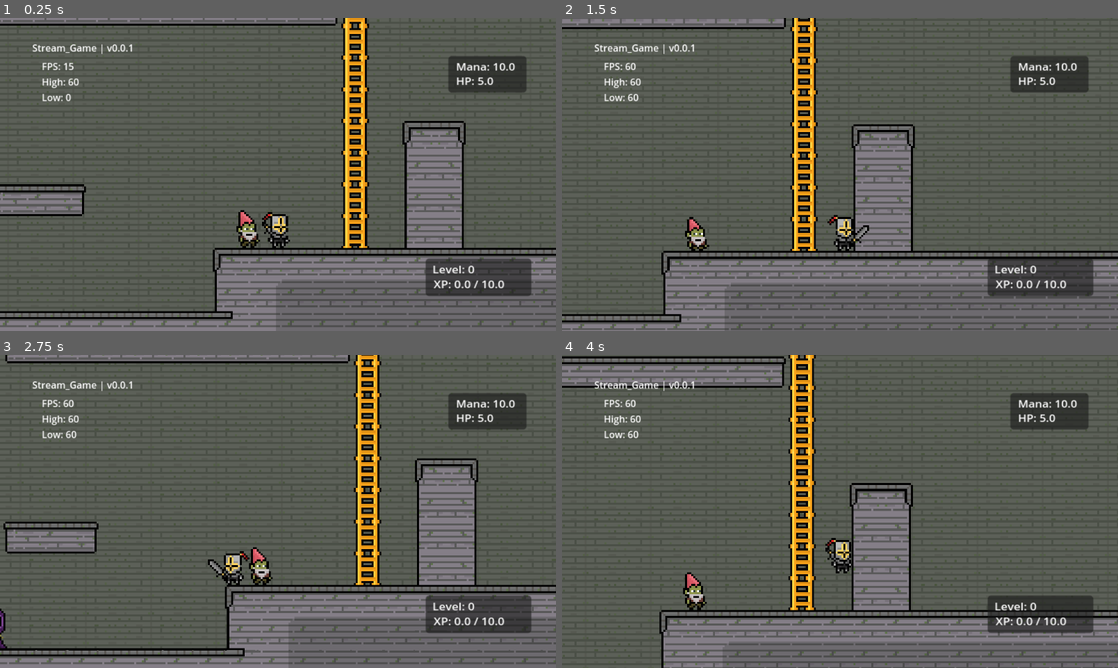
Above: before the commit, frames 1-4 (two rows, left to right).
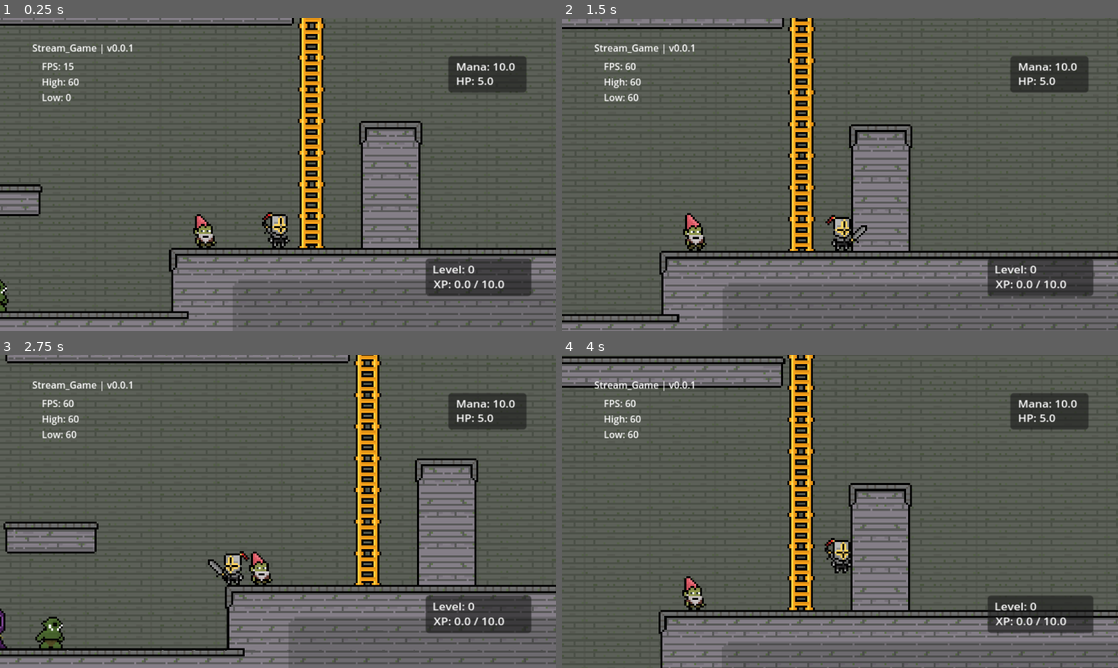
Above: after the commit, the same moments.

Repository: Schweem/CycleTwo
Game: Godot game, scene res://scenes/world_test.tscn
The game is run twice, just before and just after one commit, with the same random seed, the same clock (stepped at 60 frames per second) and the same inputs.
Inputs (mouse positions are in pixels of both pictures, inside the frame that each line leads up to):
- Up to frame 1 (0.25 s): no input
- Up to frame 2 (1.5 s): tap Enter at 0.5 s; move the mouse to (962, 158) at 0.52 s; hold Right (right) from 0.53 s (still down); click (962, 158) at 0.6 s; tap Space (jump) at 0.77 s; move the mouse to (728, 190) at 1.27 s; tap X (draw) at 1.35 s
- Up to frame 3 (2.75 s): tap Space (jump) at 1.52 s; move the mouse to (333, 442) at 2.02 s; release Right (right) at 2.03 s; hold Left (left) from 2.03 s (still down); tap C (interact) at 2.1 s
- Up to frame 4 (4 s): move the mouse to (812, 574) at 2.77 s; release Left (left) at 2.78 s; hold Right (right) from 2.78 s (still down); tap R at 2.85 s; tap Space (jump) at 3.02, 3.77 s; move the mouse to (1006, 558) at 3.52 s; click (1006, 558) at 3.6 s

The runs differ from the first frame. In frame 1, 16% of the frame differs, in the area x 0-100%, y 0-99%; in frame 2, 6.6%; in frame 3, 0.6%; in frame 4, 3.3%.

Commit message:
more art!

Diff:
--- a/scenes/world_test.tscn
+++ b/scenes/world_test.tscn
@@ -12,6 +12,7 @@
 [ext_resource type="Texture2D" uid="uid://dfitwoi84sd2t" path="res://assets/sprites/garfield.png" id="10_d357a"]
 [ext_resource type="Texture2D" uid="uid://cqknapylg7rws" path="res://assets/sprites/garfield1.png" id="11_6qtqi"]
 [ext_resource type="Script" uid="uid://drup4tjff5gqt" path="res://scripts/gnome_manager.gd" id="12_c6qvj"]
+[ext_resource type="Texture2D" uid="uid://bpsmd04knrfsn" path="res://assets/sprites/cyclops.png" id="13_q53c7"]
 
 [sub_resource type="TileSetAtlasSource" id="TileSetAtlasSource_i6uhy"]
 texture = ExtResource("6_4lv6h")
@@ -117,7 +118,7 @@
 
 [node name="playerCharacter" parent="." instance=ExtResource("1_7mhm3")]
 z_index = 2
-position = Vector2(577, 343)
+position = Vector2(599, 343)
 
 [node name="CanvasLayer" type="CanvasLayer" parent="playerCharacter"]
 
@@ -161,6 +162,11 @@
 texture_filter = 1
 position = Vector2(560, 342)
 sprite_frames = SubResource("SpriteFrames_c6qvj")
-frame_progress = 0.00523657
+frame_progress = 0.828516
 speed_scale = 0.75
 script = ExtResource("12_c6qvj")
+
+[node name="Cyclops" type="Sprite2D" parent="."]
+texture_filter = 1
+position = Vector2(455, 376)
+texture = ExtResource("13_q53c7")
Binary file added: assets/sprites/cyclops.png
Not shown, added: assets/sprites/cyclops.png.import
Not shown: 1 places in scenes/world_test.tscn that only renumber resources
